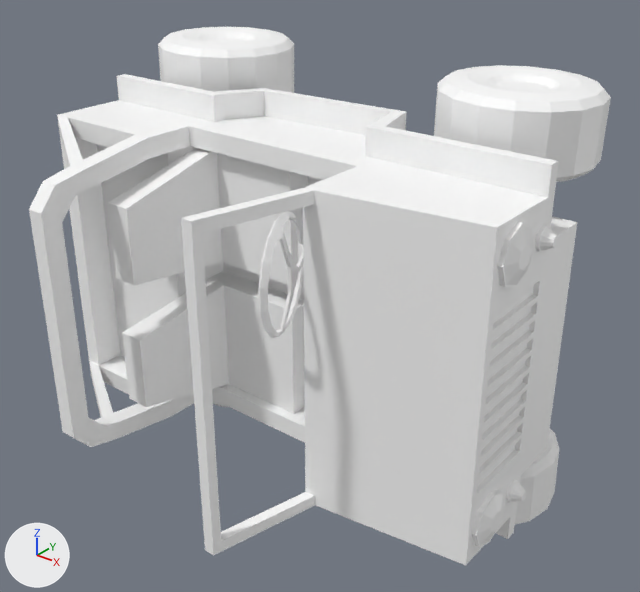
What one commit did to the glTF model public/static/models/truck.gltf.
Camera for both pictures: a camera (50 mm lens) standing at (4.67, -7.23, 3.32) and looking at (0.14, -1.57, -0.19). The axes (+X, +Y, +Z) are drawn at lower left. The lights are the same throughout.

The scene before the commit, as lines of its bpy script (objects in view):
```python
ob_body = bpy.data.objects.new('Body', me_body)
ob_body.location = (-0.21, -1.72, -0.21)
ob_steeringwheel = bpy.data.objects.new('SteeringWheel', me_steeringwheel)
ob_steeringwheel.location = (0.55, -2.4, 0.42)
ob_tirebl = bpy.data.objects.new('TireBL', me_tirebl)
ob_tirebl.location = (-1.75, -0.7, 1.46)
ob_tirebr = bpy.data.objects.new('TireBR', me_tirebr)
ob_tirebr.location = (-1.75, -0.7, -1.89)
ob_tirefl = bpy.data.objects.new('TireFL', me_tirefl)
ob_tirefl.location = (1.5, -0.7, 1.46)
ob_tirefr = bpy.data.objects.new('TireFR', me_tirefr)
ob_tirefr.location = (1.5, -0.7, -1.89)
```
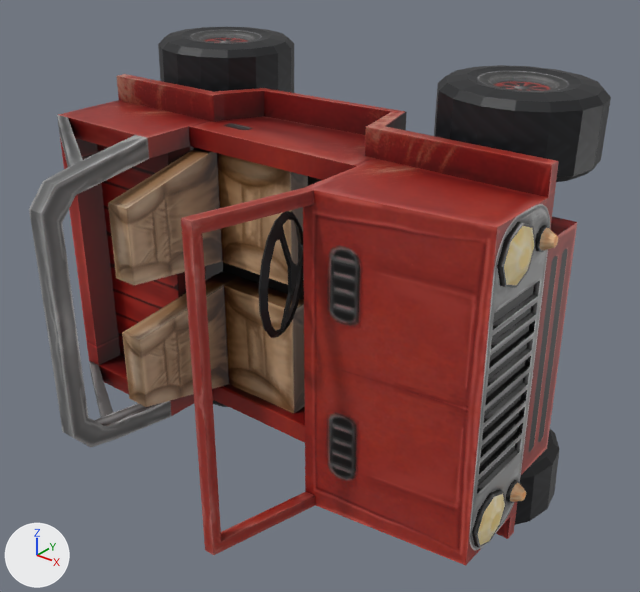
Boxes [x1, y1, x2, y2] around the edits, measured in the pictures (640 x 592 px):
```json
{"object": "Body", "change": "surface changed", "before": [29, 74, 577, 565], "after": [29, 74, 577, 565], "on screen": "grey to red"}
{"object": "TireFL", "change": "surface changed", "before": [434, 65, 611, 182], "after": [434, 65, 611, 182], "on screen": "white to black"}
{"object": "TireBL", "change": "surface changed", "before": [158, 27, 294, 93], "after": [158, 27, 294, 93], "on screen": "white to black"}
{"object": "SteeringWheel", "change": "surface changed", "before": [259, 211, 303, 338], "after": [259, 211, 303, 338], "on screen": "grey to black"}
{"object": "TireFR", "change": "surface changed", "before": [515, 429, 560, 525], "after": [515, 429, 560, 525], "on screen": "grey to black"}
{"object": "TireBR", "change": "surface changed", "before": [213, 400, 228, 407], "after": [213, 400, 228, 407]}
```

The change, as JSON lines over the scene's bpy script:
```json
{"op": "add", "block": "img_texture_truck", "code": ["img_texture_truck = load_image('texture-truck', '_unpacked/texture-truck', 1024, 1024, 'sRGB')"]}
{"op": "remove", "block": "mat_material", "code": "mat_material.base_color = (1.0, 1.0, 1.0)  # white #ffffff"}
{"op": "add", "block": "mat_material", "code": "mat_material.texture = img_texture_truck"}
```
